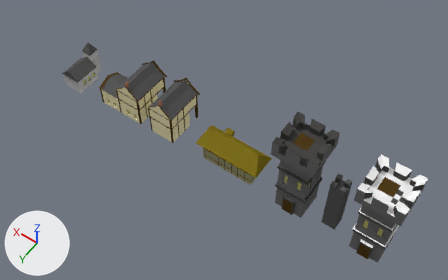
What one commit did to the Blender file Procedural-Generation/Assets/Blender/Buildings.blend.
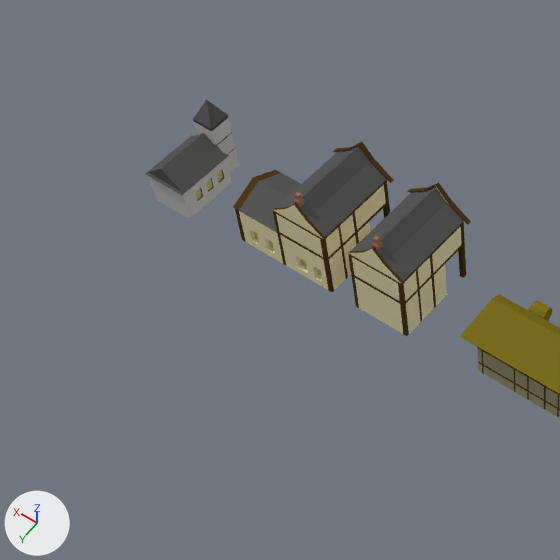
Old and new are each drawn whole from a camera (50 mm lens) standing at (-28.15, 20.96, 35.03) and looking at (-13.17, -0.01, 2.08) and again close up on the part from 0% to 53% of the width and 0% to 85% of the height. Every picture has the same lights, and +X, +Y and +Z are marked at lower left.

The first close-up shows 'Cube', 'FarmHouse', 'House_1', 'House_2'.
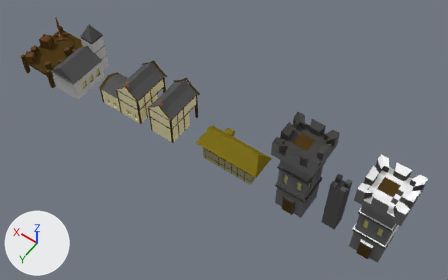
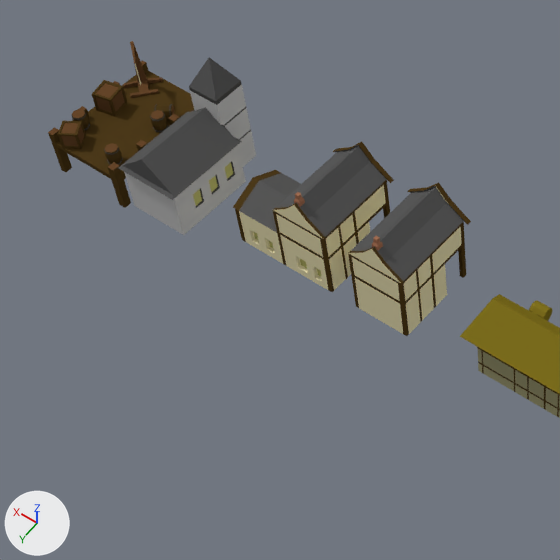
The newer file is also turned or shifted as a whole; pictures and numbers use the older file's frame.

Diff of the bpy script that builds the scene:
```diff
--- a/Procedural-Generation/Assets/Blender/Buildings.blend.py
+++ b/Procedural-Generation/Assets/Blender/Buildings.blend.py
@@ mat_lightwood @@
+mat_lightwood = diffuse_material('LightWood')
+mat_lightwood.base_color = (0.133, 0.0615, 0.0229)  # brown #66462a
@@ me_cube_007_1 @@
+me_cube_007_1.from_pydata(...)  # 232 vertices, 229 faces; spans x -1.18..1.18, y -2.06..2.07, z 0.02..4.46
+# faces by material slot: [111, 91, 1, 8, 18]
+me_cube_007_1.materials.append(mat_roof)  # dark grey #585858
+me_cube_007_1.materials.append(mat_church)  # light grey #c3c3c3
+me_cube_007_1.materials.append(mat_wood)  # brown #4e3b1b
+me_cube_007_1.materials.append(mat_window)  # yellow #c5c375
+me_cube_007_1.materials.append(mat_keepbeam)  # dark grey #4b4a48
@@ me_cube @@
+me_cube.from_pydata(...)  # 716 vertices, 688 faces; spans x -1.51..1.46, y -2.23..2.08, z -0.25..2.99
+# faces by material slot: [398, 192, 93, 5]
+me_cube.materials.append(mat_wood)  # brown #4e3b1b
+me_cube.materials.append(mat_keepbeam)  # dark grey #4b4a48
+me_cube.materials.append(mat_lightwood)  # brown #66462a
+me_cube.materials.append(mat_buildingmain)  # beige #ebe2b5
@@ ob_cube @@
-ob_cube = bpy.data.objects.new('Cube', me_cube_007)
-ob_cube.location = (0.0, 0.0, 0.0)
@@ ob_church @@
+ob_church = bpy.data.objects.new('Church', me_cube_007_1)
+ob_church.location = (0.0, 0.0, 0.0)
@@ ob_dock @@
+ob_dock = bpy.data.objects.new('Dock', me_cube)
+ob_dock.location = (3.03, 0.0, 0.0)
```

Pixel boxes (x1, y1, x2, y2) of what changed, in the close-ups (560 x 560 px):
'Church', added: after (119, 58, 256, 235)
    faces in mat_roof (dark grey #585858): (119, 58, 241, 208)
    faces in mat_church (light grey #c3c3c3): (124, 85, 256, 235)
    faces in mat_window (yellow #c5c375): (193, 162, 234, 206)
    faces in mat_keepbeam (dark grey #4b4a48): (189, 81, 251, 140)
'Dock', added (brown): after (48, 41, 194, 208)
    faces in mat_wood (brown #4e3b1b): (48, 63, 194, 208)
    faces in mat_lightwood (brown #66462a): (48, 41, 179, 170)
    faces in mat_keepbeam (dark grey #4b4a48): (71, 104, 172, 165)
'Cube', deleted: before (146, 100, 239, 220)
    faces in mat_roof (dark grey #585858): (146, 100, 228, 201)
    faces in mat_church (light grey #c3c3c3): (149, 118, 239, 220)
    faces in mat_window (yellow #c5c375): (196, 170, 223, 200)
